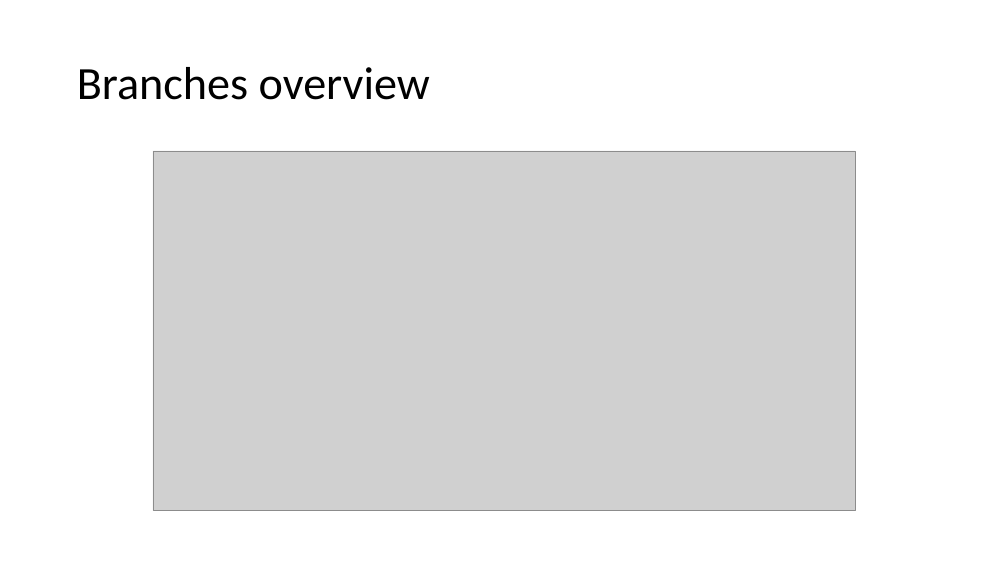
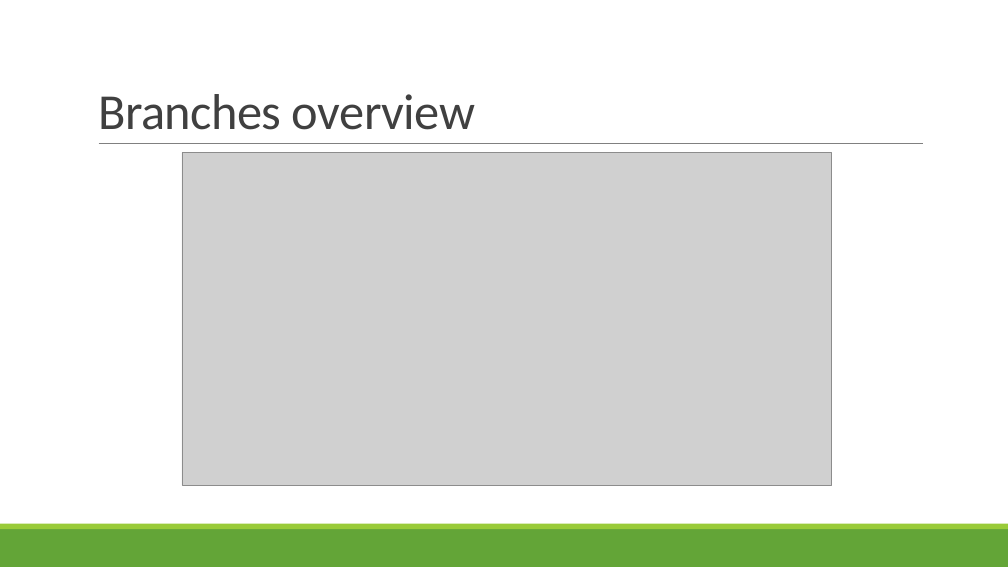
Before and after one commit to yanaa16/github-uebung, a slide deck: slide 12 of Einführung in Git und Github.pptx. Drawn at 1008x567 pixels with LibreOffice and Linux fonts; fonts in the diff are those of the drawing; grey boxes stand for pictures. Boxes give left, top, right and bottom in pixels: in the first picture for what was removed or moved away, otherwise in the second. Text is boxed around its words. In the diff, an @@ line names an element or a change of style, - is before the commit and + after.

```diff
--- a/Einführung in Git und Github.pptx
+++ b/Einführung in Git und Github.pptx
@@ title "Branches overview" moved from (x1=77, y1=67, x2=430, y2=100) to (x1=98, y1=94, x2=475, y2=130) @@
@@ title "Branches overview" at (x1=98, y1=94, x2=475, y2=130): size 44 to 48 pt, text colour #000000 to #404040, letter spacing 0 to -0.5 pt; line spacing 0.9 to 0.85; vertical alignment middle to bottom @@
@@ line added from (99, 144) to (923, 144), #808080 0.5 pt @@
@@ picture resized from (x1=153, y1=151, x2=855, y2=511) to (x1=182, y1=153, x2=832, y2=485) @@
@@ rectangle added at (x1=0, y1=529, x2=1008, y2=567), fill #63A537 @@
@@ rectangle added at (x1=0, y1=524, x2=1008, y2=529), fill #99CB38 @@
```
Also in this commit, not shown: 17 other slides changed, 2 other files.
